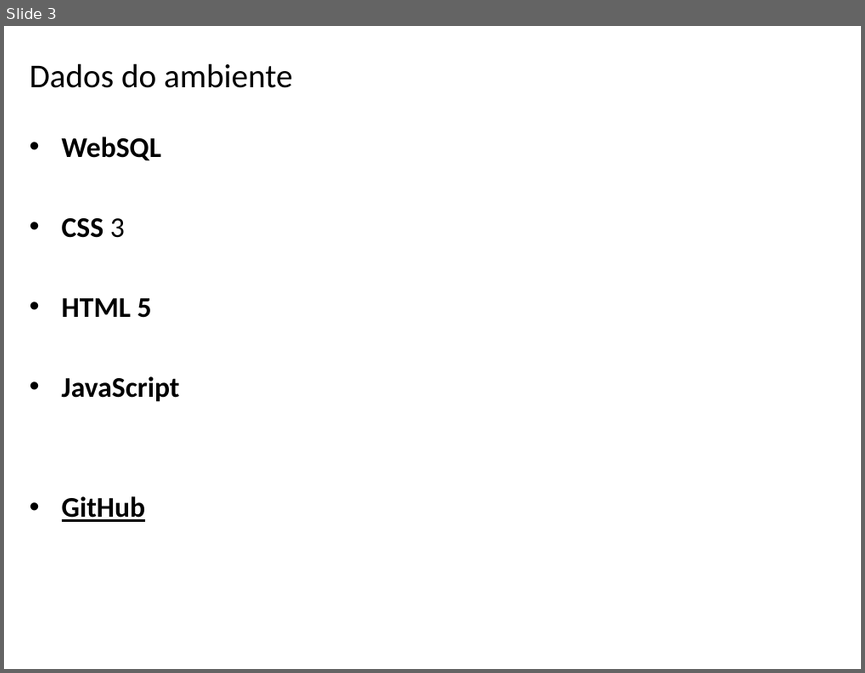
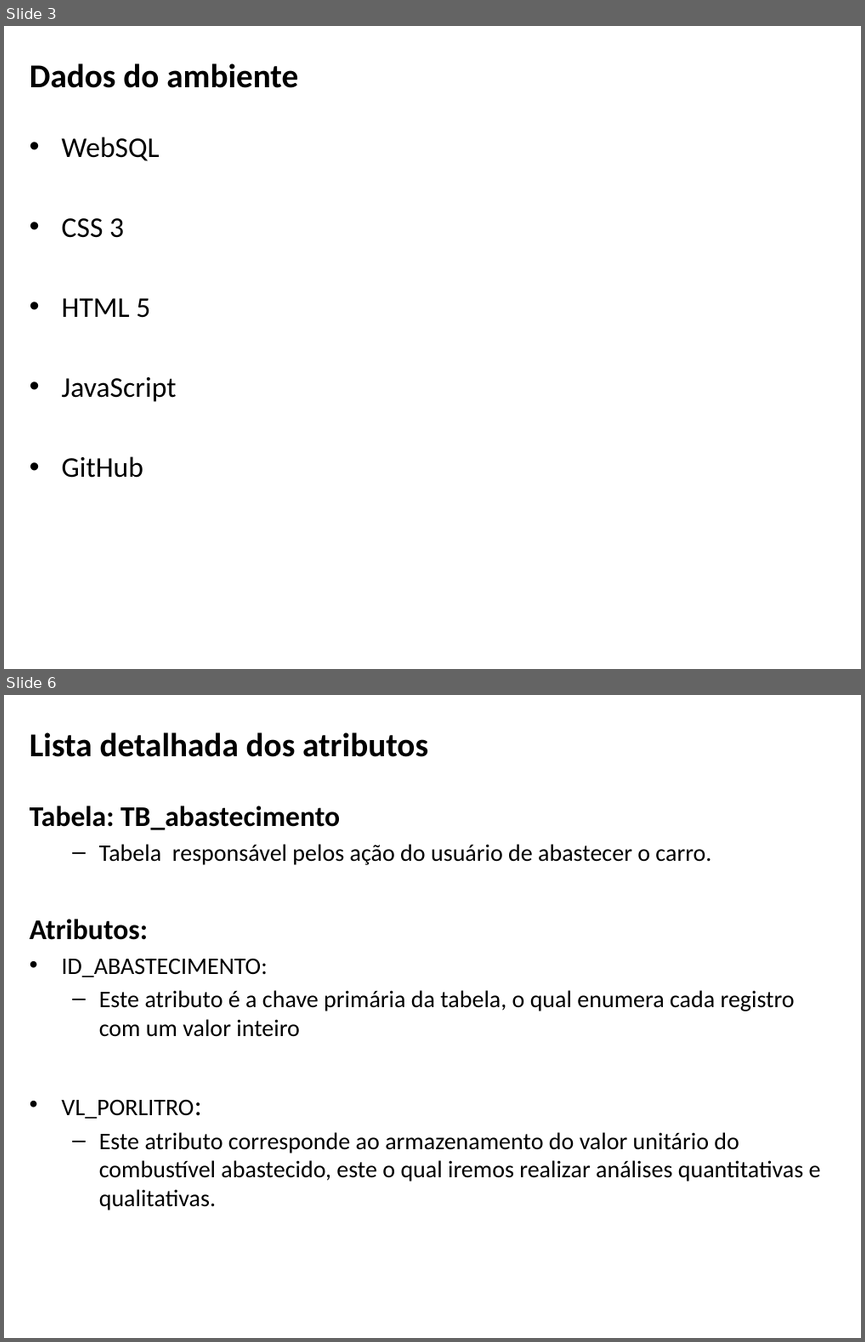
Before and after one commit to EDU23800/BSI4_PI4_CRUD_HTML, a slide deck: apresentação_fase_1.pptx. Shown one above the other, each under a label of ours: slide 3 before the commit, slides 3 and 6 after it; the slides between them are not shown. The pictures are 865x673 and 865x1342 pixels, drawn with LibreOffice and Linux fonts; fonts in the diff are those of the drawing; background and template pictures are left out. Boxes give left, top, right and bottom in pixels: in the first picture for what was removed or moved away, otherwise in the second. Text is boxed around its words. In the diff, an @@ line names an element or a change of style, - is before the commit and + after.

```diff
--- a/apresentação_fase_1.pptx
+++ b/apresentação_fase_1.pptx
@@ slide 6 added at (4,695,861,1338), background picture (left out) @@
@@ title added at (30,732,428,757), 28 pt, text #000000, bold @@
+Lista detalhada dos atributos
@@ text added at (30,805,821,1210), 20 pt, text #000000 @@
+Tabela: TB_abastecimento
+  – Tabela responsável pelos ação do usuário de abastecer o carro.
+Atributos:
+• ID_ABASTECIMENTO:
+  – Este atributo é a chave primária da tabela, o qual enumera cada registro com um valor inteiro
+• VL_PORLITRO:
+  – Este atributo corresponde ao armazenamento do valor unitário do combustível abastecido, este o qual iremos realizar análises quantitativas e qualitativas.
@@ slide 3 changed as well @@
@@ title "Dados do ambiente" at (30,63,298,88): bold on @@
@@ text "WebSQL" at (62,136,177,477): bold off; underline off in "GitHub" @@
```
Also in this commit, not shown: 2 other slides changed, 21 other slides added, 1 slide removed, 1 other file.
